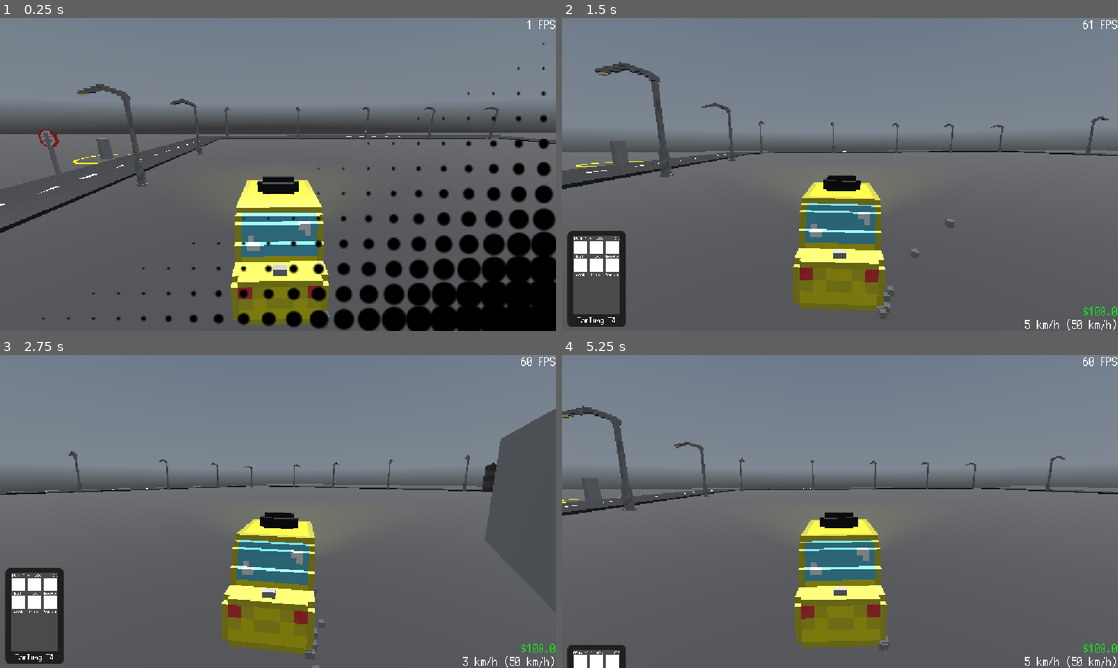
Above: before the commit, frames 1-4 (two rows, left to right).
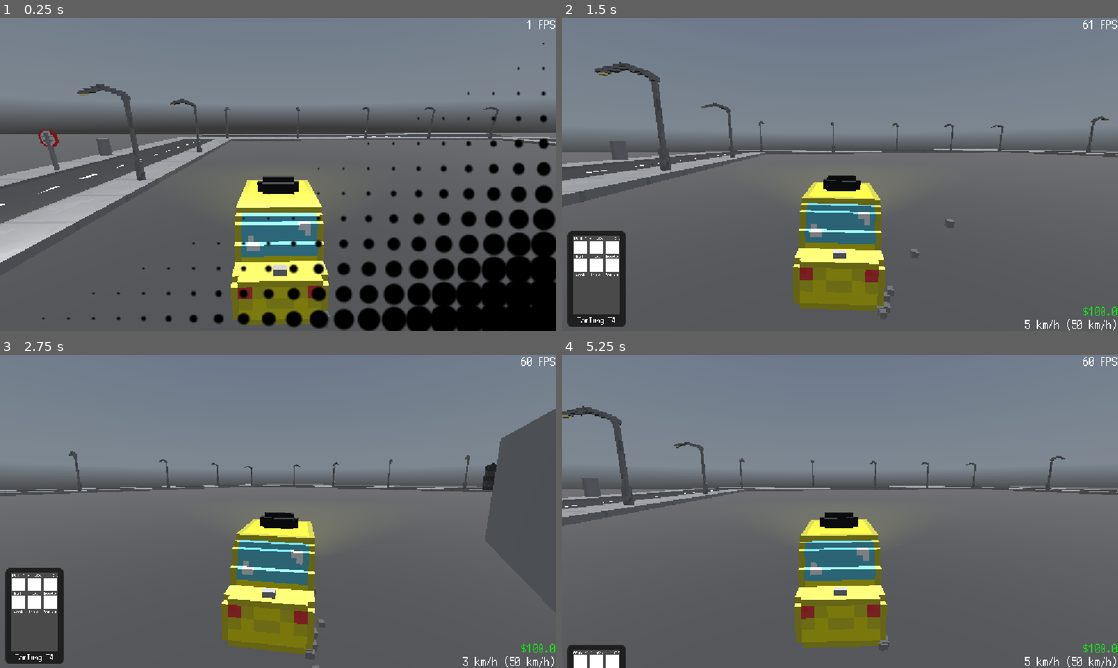
Above: after the commit, the same moments.

Repository: RafaeloxMC/super-taxi-sim
Game: Godot game, scene res://scenes/map/world.tscn
Two runs of this game, one before a commit and one after it. Both use one fixed random seed, a clock stepped at 60 frames per second and the inputs below. This scene is started directly instead of the project's main scene. A sky picture missing from this copy of the repository is replaced by a grey-blue gradient.
Inputs (mouse positions are in pixels of both pictures, inside the frame that each line leads up to):
- Up to frame 1 (0.25 s): no input
- Up to frame 2 (1.5 s): tap Enter at 0.5 s; move the mouse to (962, 158) at 0.52 s; hold D (steer_right) 0.53-1.28 s; tap Q (phone) at 0.6 s; click (962, 158) at 0.67 s; move the mouse to (840, 174) at 1.27 s; hold S (brake) from 1.28 s (still down); tap Alt at 1.35 s; click (840, 174) at 1.42 s
- Up to frame 3 (2.75 s): move the mouse to (333, 442) at 2.02 s; release S (brake) at 2.03 s; hold D (steer_right) from 2.03 s (still down); tap Shift at 2.1 s
- Up to frame 4 (5.25 s): move the mouse to (812, 574) at 2.77 s; release D (steer_right) at 2.78 s; hold W (accelerate) 2.78-3.53 s; tap one key every 0.75 s from 2.85 s: Q (phone) Alt Shift Q (phone); click (812, 574) at 2.92 s; move the mouse to (1006, 558) at 3.52 s; hold A (steer_left) 3.53-5.03 s; move the mouse to (673, 464) at 4.27 s; move the mouse to (867, 511) at 5.02 s; hold S (brake) from 5.03 s (still down); click (867, 511) at 5.17 s

The runs differ from the first frame. In frame 1, 4.7% of the frame differs, in the area x 0-100%, y 36-79%; in frame 2, 2.7%; in frame 3, 0.8%; in frame 4, 1.9%.

Commit message:
Add crossing and sidewalks

Diff:
--- /dev/null
+++ b/scenes/map/crossing.tscn
@@ -0,0 +1,19 @@
+[gd_scene load_steps=3 format=3 uid="uid://csyk8ot10f2on"]
+
+[ext_resource type="PackedScene" uid="uid://ba27qug3gu04q" path="res://assets/models/crossing.gltf" id="1_xkhtm"]
+
+[sub_resource type="BoxShape3D" id="BoxShape3D_qghrd"]
+size = Vector3(20, 0.25, 8)
+
+[node name="Street" type="StaticBody3D"]
+
+[node name="Model" parent="." instance=ExtResource("1_xkhtm")]
+transform = Transform3D(0.25, 0, 0, 0, 0.25, 0, 0, 0, 0.25, 0, 0, 0)
+
+[node name="CollisionShape3D" type="CollisionShape3D" parent="."]
+transform = Transform3D(1, 0, 0, 0, 1, 0, 0, 0, 1, -0.00048828125, 0.12496948, -0.00012207031)
+shape = SubResource("BoxShape3D_qghrd")
+
+[node name="CollisionShape3D2" type="CollisionShape3D" parent="."]
+transform = Transform3D(-4.371139e-08, 0, -1, 0, 1, 0, 1, 0, -4.371139e-08, -0.00048828125, 0.12496948, -0.00012207031)
+shape = SubResource("BoxShape3D_qghrd")
--- /dev/null
+++ b/scenes/map/house_wall.tscn
@@ -0,0 +1,8 @@
+[gd_scene load_steps=2 format=3 uid="uid://bxgp3kvw1iiqi"]
+
+[ext_resource type="PackedScene" uid="uid://cb4hf4xux36do" path="res://assets/models/house_wall.gltf" id="1_3b2lw"]
+
+[node name="House" type="Node3D"]
+
+[node name="Wall" parent="." instance=ExtResource("1_3b2lw")]
+transform = Transform3D(0.075, 0, 0, 0, 0.075, 0, 0, 0, 0.075, 0, 0, 0)
--- a/scenes/map/street.tscn
+++ b/scenes/map/street.tscn
@@ -1,9 +1,13 @@
-[gd_scene load_steps=3 format=3 uid="uid://drvmdqgo2qr2s"]
+[gd_scene load_steps=5 format=3 uid="uid://drvmdqgo2qr2s"]
 
 [ext_resource type="PackedScene" uid="uid://2sd62dy0u4f6" path="res://assets/models/street.gltf" id="1_qghrd"]
+[ext_resource type="PackedScene" uid="uid://mvkegaeg1soy" path="res://assets/models/sidewalk.gltf" id="2_2x6wo"]
 
 [sub_resource type="BoxShape3D" id="BoxShape3D_qghrd"]
 size = Vector3(7.9990234, 0.25006104, 8.000244)
+
+[sub_resource type="BoxShape3D" id="BoxShape3D_2x6wo"]
+size = Vector3(4, 0.5, 8)
 
 [node name="Street" type="StaticBody3D"]
 
@@ -13,3 +17,19 @@
 [node name="CollisionShape3D" type="CollisionShape3D" parent="."]
 transform = Transform3D(1, 0, 0, 0, 1, 0, 0, 0, 1, -0.00048828125, 0.12496948, -0.00012207031)
 shape = SubResource("BoxShape3D_qghrd")
+
+[node name="StaticBody3D" type="StaticBody3D" parent="."]
+
+[node name="sidewalk" parent="StaticBody3D" instance=ExtResource("2_2x6wo")]
+transform = Transform3D(-0.25, 0, -2.1855694e-08, 0, 0.5, 0, 2.1855694e-08, 0, -0.25, 4, 0, 0)
+
+[node name="sidewalk2" parent="StaticBody3D" instance=ExtResource("2_2x6wo")]
+transform = Transform3D(0.25, 0, 0, 0, 0.5, 0, 0, 0, 0.25, -4, 0, 0)
+
+[node name="CollisionShape3D" type="CollisionShape3D" parent="StaticBody3D"]
+transform = Transform3D(1, 0, 0, 0, 1, 0, 0, 0, 1, -6, 0.25, 0)
+shape = SubResource("BoxShape3D_2x6wo")
+
+[node name="CollisionShape3D2" type="CollisionShape3D" parent="StaticBody3D"]
+transform = Transform3D(1, 0, 0, 0, 1, 0, 0, 0, 1, 6, 0.25, 0)
+shape = SubResource("BoxShape3D_2x6wo")
--- a/scenes/map/world.tscn
+++ b/scenes/map/world.tscn
@@ -13,6 +13,8 @@
 [ext_resource type="PackedScene" uid="uid://cq6bggfebbami" path="res://scenes/map/street_lamp.tscn" id="11_5kusv"]
 [ext_resource type="PackedScene" uid="uid://cjkknmm2vk7wt" path="res://scenes/map/speed_sign.tscn" id="12_3obwu"]
 [ext_resource type="PackedScene" uid="uid://bxgamf8626q2l" path="res://scenes/map/street_with_lamp.tscn" id="13_mp5fl"]
+[ext_resource type="PackedScene" uid="uid://bxgp3kvw1iiqi" path="res://scenes/map/house_wall.tscn" id="14_p1kjr"]
+[ext_resource type="PackedScene" uid="uid://csyk8ot10f2on" path="res://scenes/map/crossing.tscn" id="15_il0qy"]
 
 [sub_resource type="StandardMaterial3D" id="StandardMaterial3D_5kusv"]
 albedo_color = Color(0.33660772, 0.33660758, 0.3366076, 1)
@@ -219,3 +221,9 @@
 [node name="SpeedSign2" parent="." instance=ExtResource("12_3obwu")]
 transform = Transform3D(-6.5567085e-09, 0, -0.15, 0, 0.14999999, 0, 0.15, 0, -6.5567085e-09, -27.595606, 0.5, -50.83197)
 speed_limit = 80
+
+[node name="House" parent="." instance=ExtResource("14_p1kjr")]
+transform = Transform3D(-6.556708e-08, 0, -1.5, 0, 1.5, 0, 1.5, 0, -6.556708e-08, 27.227303, 0.5, -23.599686)
+
+[node name="Street" parent="." instance=ExtResource("15_il0qy")]
+transform = Transform3D(1, 0, 0, 0, 1, 0, 0, 0, 1, 20, 0.5, -73)
Not shown, added: assets/models/crossing.gltf
Not shown, added: assets/models/crossing.gltf.import
Not shown, added: assets/models/sidewalk.gltf
Not shown, added: assets/models/sidewalk.gltf.import
Not shown: 1 places in scenes/map/world.tscn that only renumber resources
Not shown, added: assets/models/gox/crossing.gox
Not shown, added: assets/models/gox/sidewalk.gox
Not shown, added: assets/models/vox/crossing.vox
